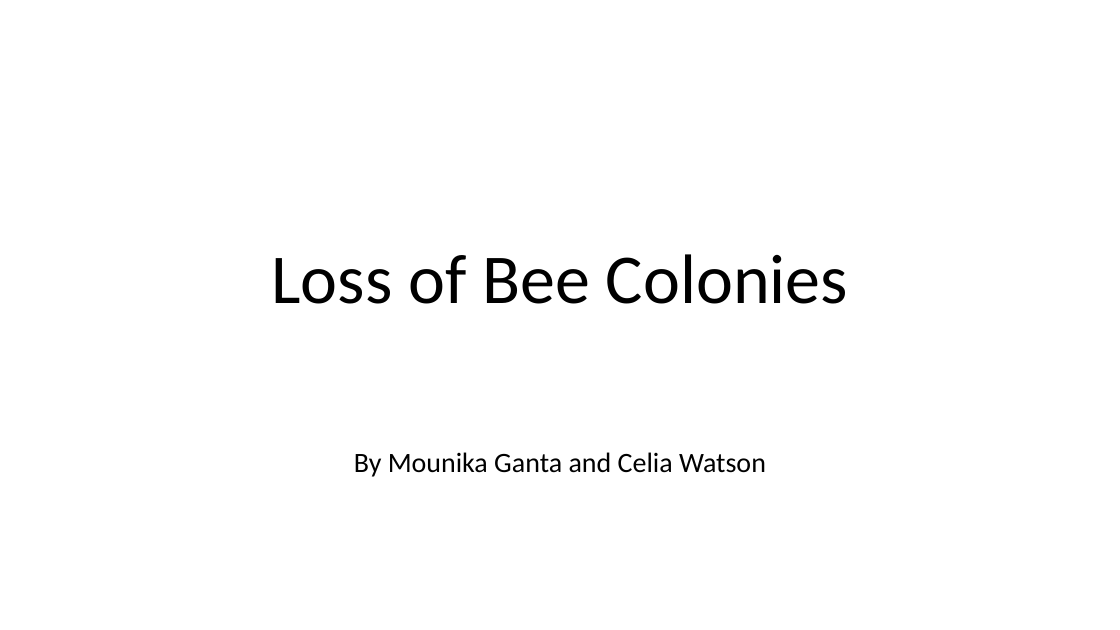
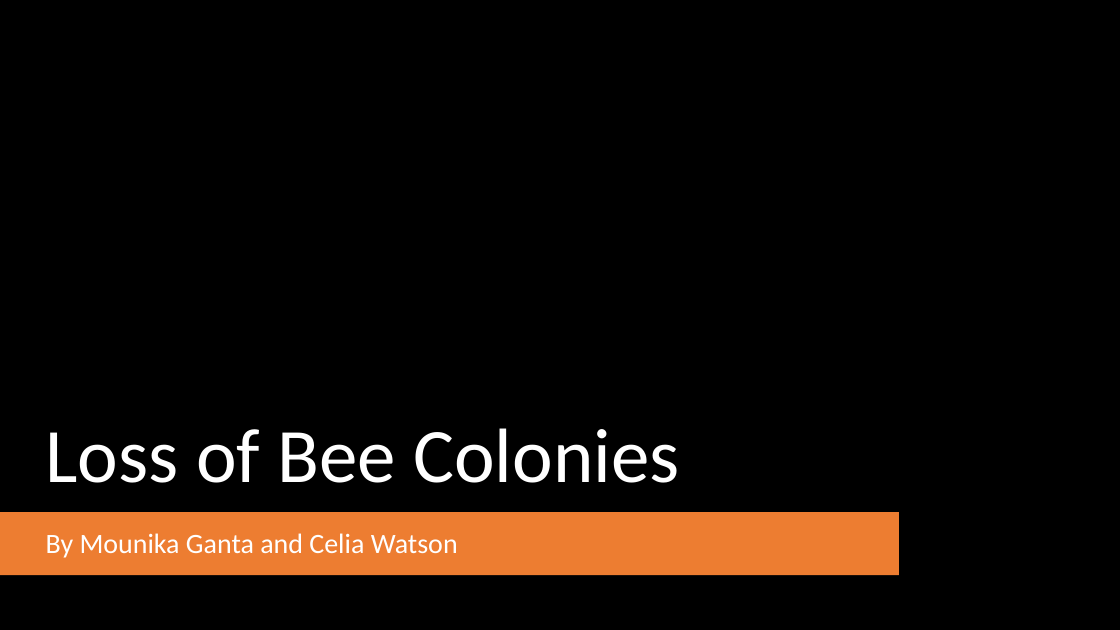
Before and after one commit to CMWatson2138/exploratory_data_analysis_project, a slide deck: slide 1 of Presentation.pptx. Drawn at 1120x630 pixels with LibreOffice and Linux fonts; fonts in the diff are those of the drawing; background and template pictures are left out. Boxes give left, top, right and bottom in pixels: in the first picture for what was removed or moved away, otherwise in the second. Text is boxed around its words. In the diff, an @@ line names an element or a change of style, - is before the commit and + after.

```diff
--- a/Presentation.pptx
+++ b/Presentation.pptx
@@ background #FFFFFF to picture (left out) @@
@@ rectangle added at (0, 208, 1120, 630), fill gradient #000000 @@
@@ title "Loss of Bee Colonies": place and size @@
-title "Loss of Bee Colonies" at (272, 254, 848, 304)
+title "Loss of Bee Colonies" at (46, 428, 679, 483)
@@ title "Loss of Bee Colonies" at (46, 428, 679, 483): size 60 to 66 pt, text colour #000000 to #FFFFFF; alignment centre to left @@
@@ rounded rectangle added at (0, 513, 899, 576), fill #ED7D31 @@
@@ subtitle "By Mounika Ganta and Celia ...": place and size @@
-subtitle "By Mounika Ganta and Celia ..." at (354, 452, 766, 477)
+subtitle "By Mounika Ganta and Celia ..." at (46, 533, 458, 558)
@@ subtitle "By Mounika Ganta and Celia ..." at (46, 533, 458, 558): text colour #000000 to #FFFFFF; alignment centre to left; vertical alignment bottom to middle @@
```
Also in this commit, not shown: 2 other slides changed, 7 slides added, 1 slide removed, 12 other files.
